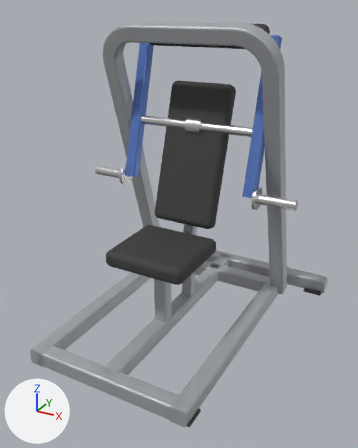
The glTF model catalogs/ludus/models/LD-A017/model.glb: old version first, new version second.
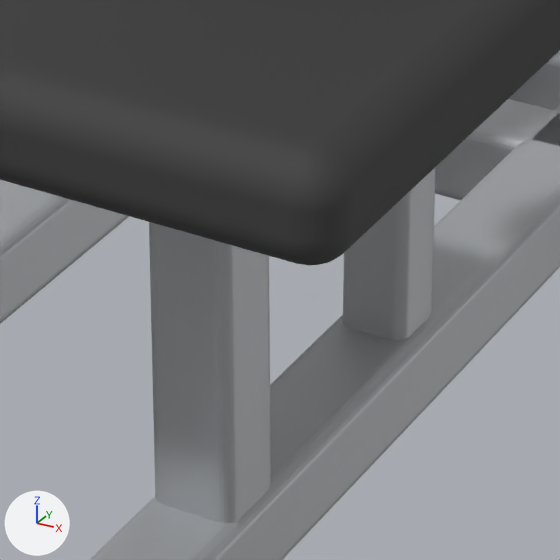
Old and new are each drawn whole from a 50 mm lens placed at (1.12, -2.03, 1.57), pointed at (0.04, -0.06, 0.58) and again close up on the part from 37% to 60% of the width and 55% to 73% of the height. The lights are fixed; the arrows at lower left show +X, +Y and +Z. The older version's two pictures come first. Where no turn or scale is listed for an object, it has been applied to the vertices.
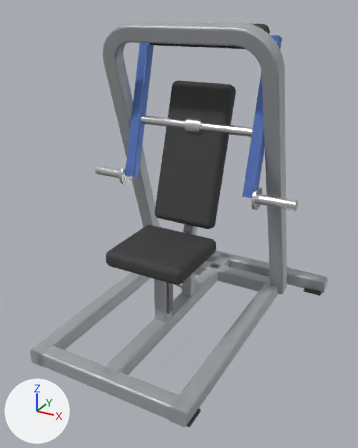
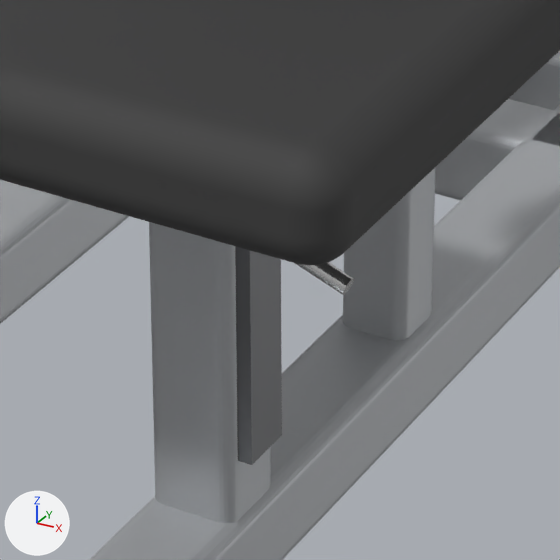
Boxes [x1, y1, x2, y2] around the edits, measured in the close-ups (560 x 560 px):
'seat_adjuster', added
    after: [235, 246, 282, 465]

Edits to the bpy script that builds the scene:
```text
Add mat_plate:
    mat_plate = principled_material('plate')
    mat_plate.base_color = (0.169, 0.173, 0.18)  # grey #727376
    mat_plate.metallic = 0.7
    mat_plate.roughness = 0.35
Add me_mesh_3_1:
    me_mesh_3_1.from_pydata(...)  # a box spanning x -0.006..0.006, y -0.022..0.022, z -0.13..0.13
    me_mesh_3_1.materials.append(mat_plate)  # grey #727376
Add ob_seat_adjuster:
    ob_seat_adjuster = bpy.data.objects.new('seat_adjuster', me_mesh_3_1)
    ob_seat_adjuster.location = (0.041, -0.158, 0.26)
```
